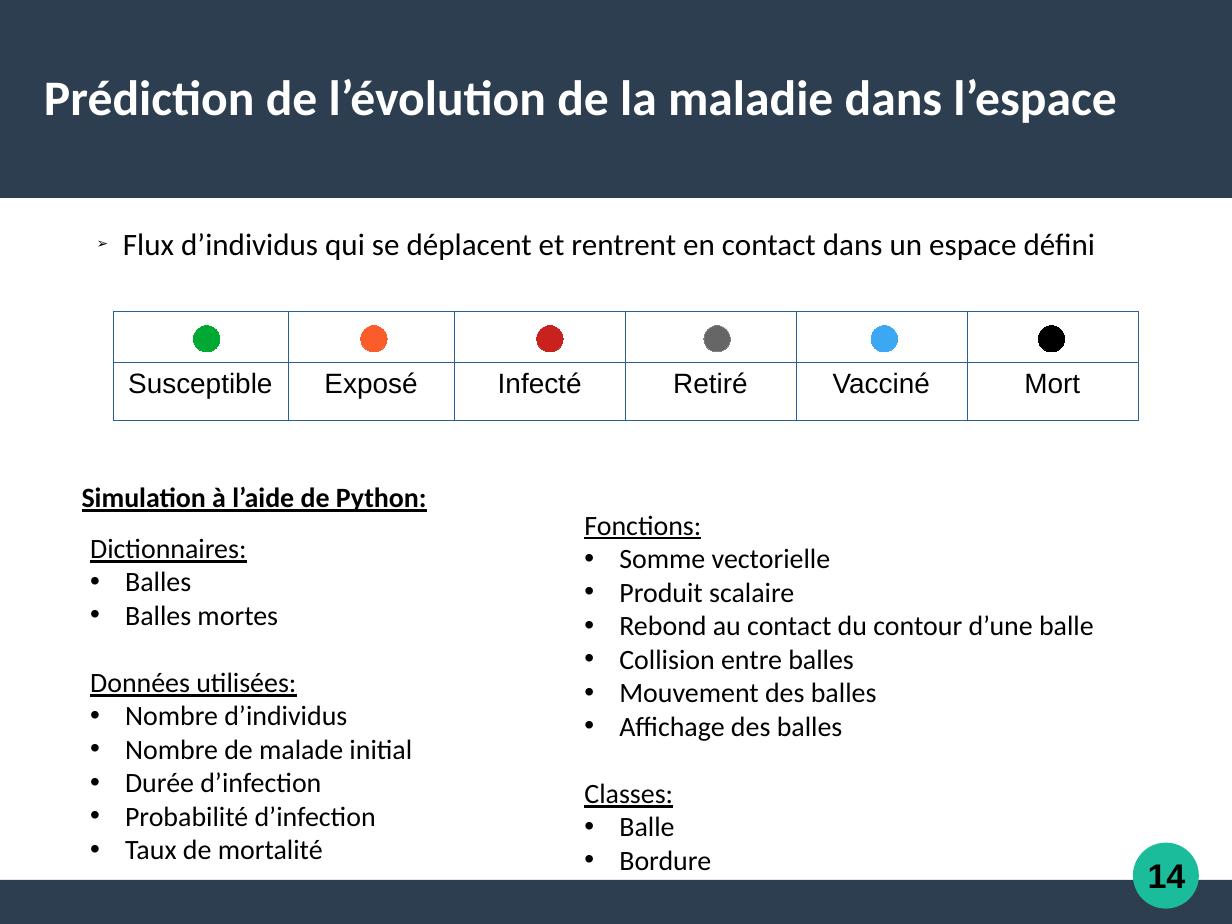
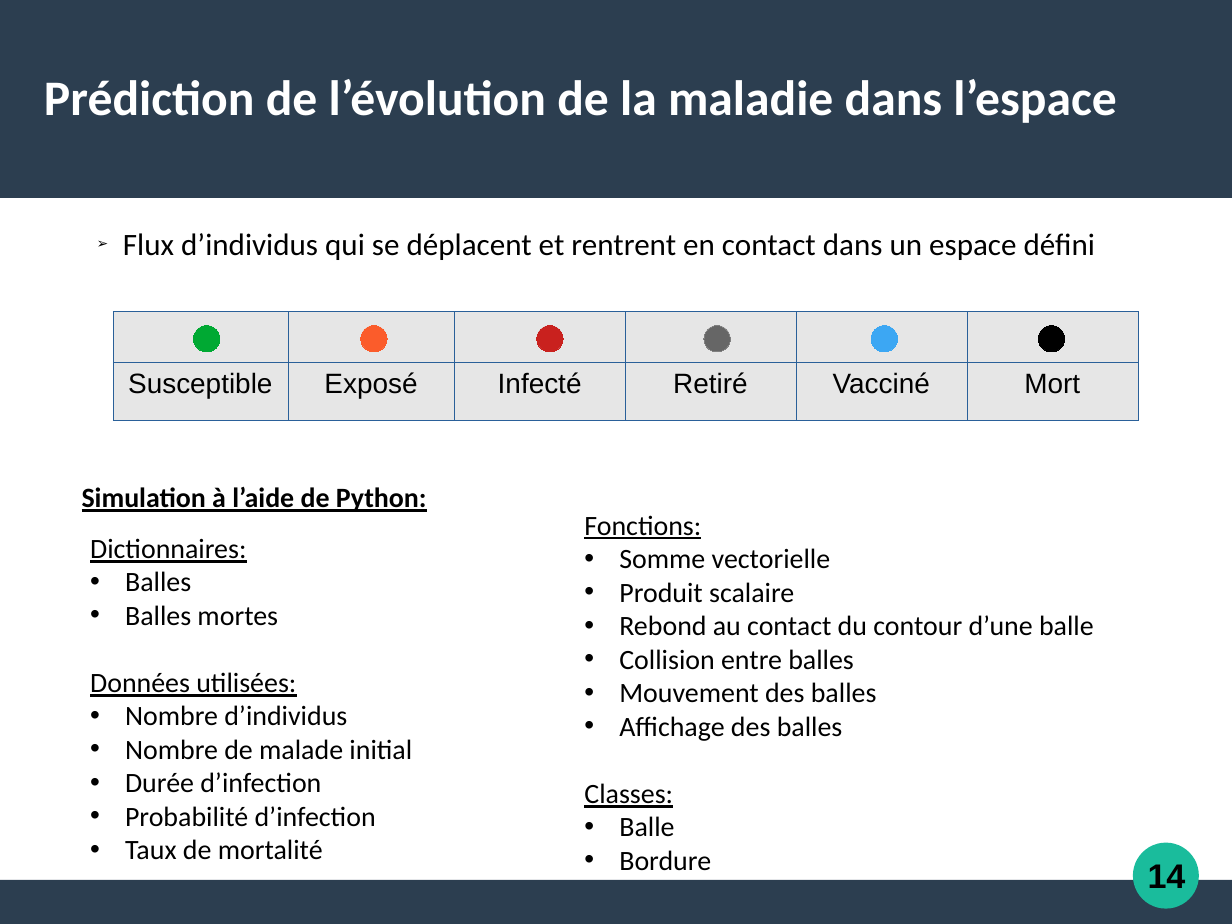
Before and after one commit to Alexia57/TIPE-2021-MP, a slide deck: slide 15 of Tipe_presentation.odp. Drawn at 1232x924 pixels with LibreOffice and Linux fonts; fonts in the diff are those of the drawing. Boxes give left, top, right and bottom in pixels: in the first picture for what was removed or moved away, otherwise in the second. Text is boxed around its words. In the diff, an @@ line names an element or a change of style, - is before the commit and + after.

```diff
--- a/Tipe_presentation.odp
+++ b/Tipe_presentation.odp
@@ table at <box>113,312,1138,421</box> @@
@@ fill none to #E6E6E6 in row 2 @@
```
Also in this commit, not shown: 8 other slides changed, 1 other file.
